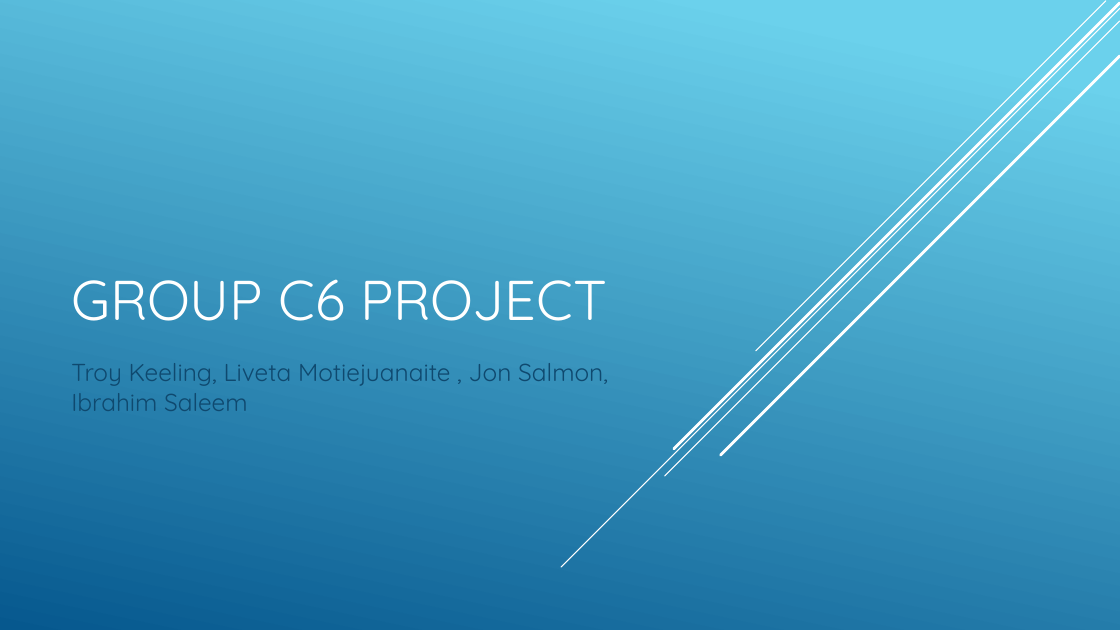
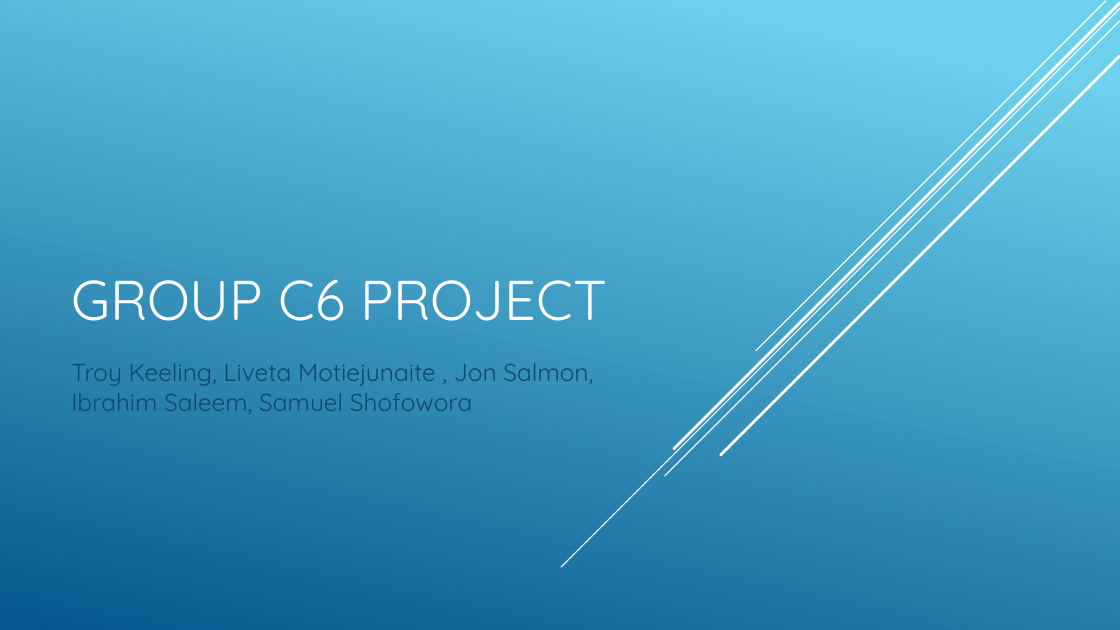
Before and after one commit to LivetaM/C6Group, a slide deck: slide 1 of Group.c6.project.presentation.pptx. Drawn at 1120x630 pixels with LibreOffice and Linux fonts; fonts in the diff are those of the drawing. Boxes give left, top, right and bottom in pixels: in the first picture for what was removed or moved away, otherwise in the second. Text is boxed around its words. In the diff, an @@ line names an element or a change of style, - is before the commit and + after.

```diff
--- a/Group.c6.project.presentation.pptx
+++ b/Group.c6.project.presentation.pptx
@@ subtitle at [71,363,593,414]: text changed @@
-Troy Keeling, Liveta Motiejuanaite , Jon Salmon, Ibrahim Saleem
+Troy Keeling, Liveta Motiejunaite , Jon Salmon, Ibrahim Saleem, Samuel Shofowora
```
Also in this commit, not shown: 3 other slides changed.
